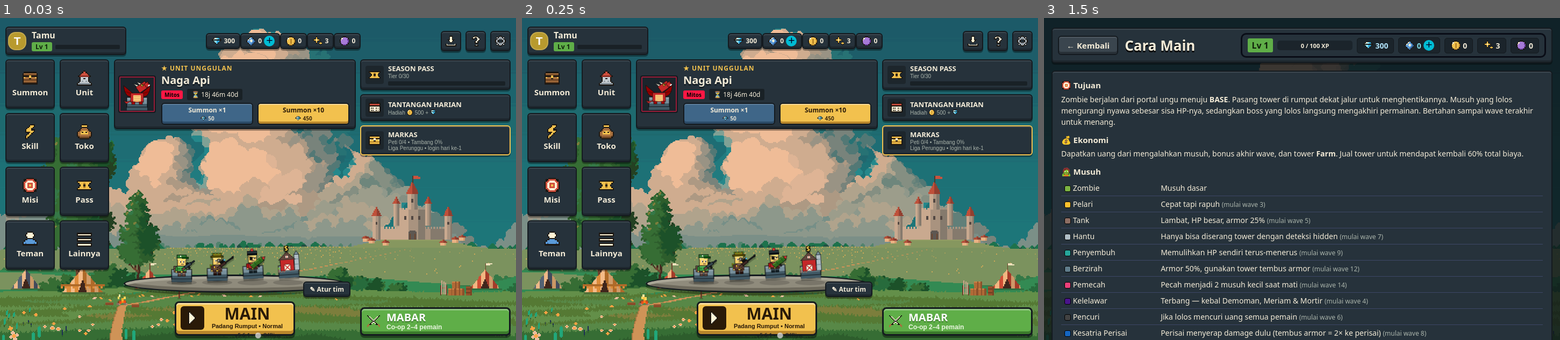
Above: before the commit, frames 1-3 (left to right).
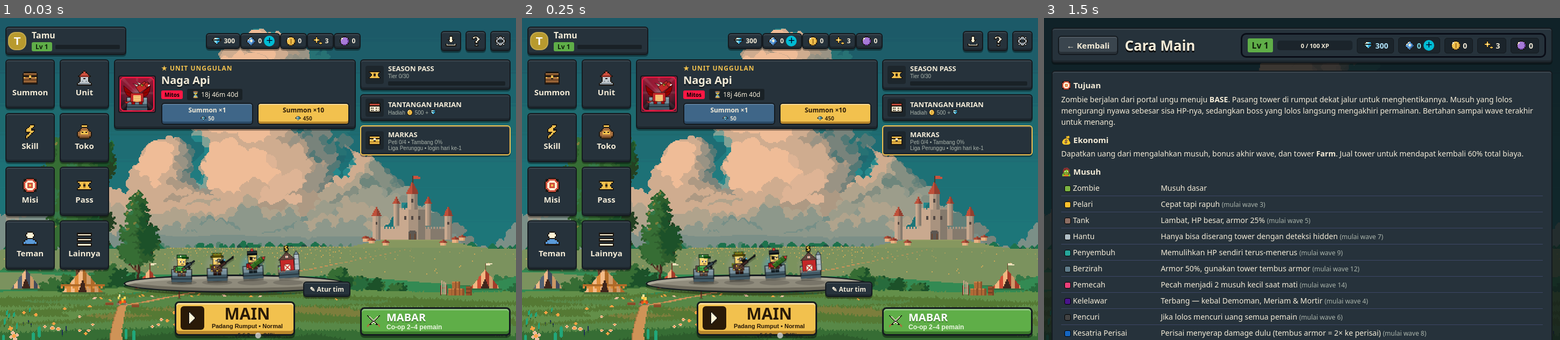
Above: after the commit, the same moments.

Repository: KingRafer/block-tower-defense
Game: browser game, page index.html
Two runs of this game, one before a commit and one after it. Both use one fixed random seed, a clock stepped at 60 frames per second and the inputs below.
Inputs (mouse positions are in pixels of both pictures, inside the frame that each line leads up to):
- Up to frame 1 (0.03 s): no input
- Up to frame 2 (0.25 s): no input
- Up to frame 3 (1.5 s): click "Cara main" at 0.27 s; click "Cepat tapi rapuh (mulai wave …" at 0.52 s; click "Lambat, HP besar, armor 25% (…" at 0.77 s; click (1302, 211) at 1.07 s; tap C at 1.17 s; tap R at 1.37 s

The runs differ from the first frame. In frame 1, 0.4% of the frame differs, in the area x 23-52%, y 18-100%; in frame 2, 0.4%; in frame 3, nothing differs.

Commit message:
v5.6.2: latar ikon unit sesuai tier
Co-Authored-By: Claude Opus 5.5 <noreply@anthropic.com>
Claude-Session: https://claude.ai/code/session_011SwYeUXkeTjftugp22FLhb

Diff:
--- a/css/style.css
+++ b/css/style.css
@@ -1778,3 +1778,8 @@
 .end-badges:empty { display: none; }
 .end-badges .badge img.pxe { width: 18px; height: 18px; }
 @media (max-width: 760px), (max-height: 560px) { .end-badges .badge { font-size: 12px; padding: 3px 8px; } .end-badges { gap: 4px; } }
+/* v5.6.2 latar sesuai tier di panggung lobby: cahaya warna kelangkaan di belakang unit */
+.sc-unit { position: relative; }
+.sc-unit::before { content: ''; position: absolute; left: 50%; bottom: 14%; width: 86%; aspect-ratio: 1; transform: translateX(-50%); border-radius: 50%; z-index: 0; pointer-events: none;
+  background: radial-gradient(circle, color-mix(in srgb, var(--rc) 70%, transparent) 0%, color-mix(in srgb, var(--rc) 28%, transparent) 45%, transparent 70%); }
+.sc-unit canvas { position: relative; z-index: 1; }
--- a/js/config.js
+++ b/js/config.js
@@ -4,7 +4,7 @@
  * ========================================================= */
 'use strict';
 
-const VERSION = '5.6.1';
+const VERSION = '5.6.2';
 const { RARITY, RARITY_ORDER, UNIT_RARITY, UNIT_TYPES, STARTER_UNITS, UNIT_MAX_LV, unitXpFor, unitLevel, MASTERY_BONUS,
   TRAITS, EVO_REQ, MATERIALS, SKINS, SKILL_SHOP, TOPUP, GACHA, LUCKY, CURRENCY, ACH_REWARDS, ACH_DIAMONDS } = SHARED;
 const T = 48, COLS = 20, ROWS = 12, W = COLS * T, H = ROWS * T;
--- a/js/menu.js
+++ b/js/menu.js
@@ -341,7 +341,7 @@
           <div class="sc-tip"><b>${esc(this.unitName(x))}</b> <small>Lv ${unitLevel(x.xp)}</small><br>${this.rarityTag(x.type)} <small>${d.role || ''}</small>
             <div class="sc-st"><span>⚔️ ${fmtNum(L.dmg)}</span><span>🎯 ${(+L.range).toFixed(1)}</span><span>⏱ ${(+L.rate).toFixed(2)}s</span><span>💥 ${fmtNum(L.dmg / L.rate)}/s</span></div>
             ${tr ? `<small class="sc-tr">${tr.icon || '✦'} ${tr.name}</small>` : ''}</div>
-          <canvas width="96" height="96" data-icon="${x.type}" data-skin="${x.skin || 'default'}" data-evo="${x.evo ? 1 : 0}"></canvas>
+          <canvas width="96" height="96" data-bg="0" data-icon="${x.type}" data-skin="${x.skin || 'default'}" data-evo="${x.evo ? 1 : 0}"></canvas>
           <i class="sc-shadow"></i></button>`;
       }).join('');
       // misi aktif (2 teratas yang belum diambil)
@@ -751,11 +751,11 @@
       let body = '';
       if (false) body = '';
       else if (tab === 'skin') body = `${SHARED.limitedActive(Date.now()) ? (() => { const it = SHARED.EV_SHOP.find(x = …(185 unchanged characters)…
-            return `<h4>❄️ Skin Event</h4><div class="shopgrid skins"><div class="sitem skin evskin"><canvas width="64" height="64" data-icon="scout" data-skin="${it.give.skin}" …(158 unchanged characters)…
+            return `<h4>❄️ Skin Event</h4><div class="shopgrid skins"><div class="sitem skin evskin"><canvas width="64" height="64" data-bg="0" data-icon="scout" data-skin="${it.give.skin}" …(158 unchanged characters)…
               ${own ? '<span class="owned">✔ Dimiliki</span>' : `<button class="btn sm ${can ? '' : 'gray'}" ${can ? '' : 'disabled'} data-act="evbuy:${it.id}">${SHARED.LIMITED.icon} ${it.cost.toLocaleString('id-ID')}</button>`}</div></div>`; })() : ''}
           <h4>Skin Permata</h4><div class="shopgrid skins">${Object.entries(SKINS).filter(([k, x]) => k !== 'default' && !x.event).map(([k, sk]) => {
         const own = v.skins.includes(k);
-        return `<div class="sitem skin"><canvas width="64" height="64" data-icon="scout" data-skin="${k}" data-evo="0"></canvas><div class="sinfo"><b>${sk.icon} ${sk.name}</b><small class="dim">Kosmetik untuk semua unit</small></div>
+        return `<div class="sitem skin"><canvas width="64" height="64" data-bg="0" data-icon="scout" data-skin="${k}" data-evo="0"></canvas><div class="sinfo"><b>${sk.icon} ${sk.name}</b><small class="dim">Kosmetik untuk semua unit</small></div>
           ${own ? '<span class="owned">✔ Dimiliki</span>' : `<button class="btn sm purple" data-act="buyskin:${k}">💠 ${sk.price}</button>`}</div>`; }).join('')}</div>
           <p class="dim">Pasang skin di menu <b>Unit</b> → pilih unit → Skin.</p>`;
       else if (tab === 'material') body = `<div class="cards">${Object.entries(MATERIALS).map(([k, m]) => `<div class="card shopc">
@@ -1322,7 +1322,7 @@
     this.drawIcons(el);
     units.forEach((u, i) => setTimeout(() => sfx(RARITY[UNIT_RARITY[u.type]].rank >= 3 ? 'win' : RARITY[UNIT_RARITY[u.type]].rank >= 2 ? 'achieve' : 'coin'), 300 + i * 180));
   },
-  drawIcons(root) { (root || document).querySelectorAll('canvas[data-icon]').forEach(c => drawUnitIcon(c, c.dataset.icon, c.dataset.skin, c.dataset.evo === '1')); (root || document).querySelectorAll('canvas[data-pxi]').forEach(drawPxi); },
+  drawIcons(root) { (root || document).querySelectorAll('canvas[data-icon]').forEach(c => drawUnitIcon(c, c.dataset.icon, c.dataset.skin, c.dataset.evo === '1', c.dataset.bg !== '0')); (root || document).querySelectorAll('canvas[data-pxi]').forEach(drawPxi); },
   async loadTrades() {
     try { this.tradeData = await Online.api('trade.list', null, 'GET'); if (this.screen === 'trade') this.show('trade', true); }
     catch (e) { UI.toast('❌ ' + e.message); }
--- a/js/render.js
+++ b/js/render.js
@@ -159,7 +159,31 @@
 }
 
 /** Gambar tower di kanvas kecil (untuk kartu unit di menu) */
-function drawUnitIcon(canvas, type, skin, evo) {
+/* Latar ikon unit sesuai tier (kelangkaan): gradien warna tier, cahaya di belakang karakter,
+ * sinar untuk Legendaris ke atas dan kilau bintang untuk Rahasia/Ilahi. */
+const hexRgb = h => { const n = parseInt((h || '#999999').slice(1), 16); return [n >> 16 & 255, n >> 8 & 255, n & 255]; };
+function drawTierBg(g, type) {
+  const rk = RARITY[UNIT_RARITY[type]] || RARITY.common, [r, gg, b] = hexRgb(rk.color), rgba = a => `rgba(${r},${gg},${b},${a})`, rank = rk.rank;
+  const rr = (x, y, w, h, rad) => { g.beginPath(); g.moveTo(x + rad, y); g.arcTo(x + w, y, x + w, y + h, rad); g.arcTo(x + w, y + h, x, y + h, rad); g.arcTo(x, y + h, x, y, rad); g.arcTo(x, y, x + w, y, rad); g.closePath(); };
+  g.save(); rr(1, 1, 62, 62, 7); g.clip();
+  g.fillStyle = '#161d23'; g.fillRect(0, 0, 64, 64);
+  let lg = g.createLinearGradient(0, 0, 0, 64); lg.addColorStop(0, rgba(0.6)); lg.addColorStop(0.6, rgba(0.22)); lg.addColorStop(1, rgba(0.08));
+  g.fillStyle = lg; g.fillRect(0, 0, 64, 64);
+  if (rank >= 3) {   // sinar dari belakang karakter
+    g.save(); g.translate(32, 30); g.fillStyle = rank >= 5 ? 'rgba(255,255,255,.14)' : 'rgba(255,255,255,.09)';
+    const n = rank >= 5 ? 12 : 8;
+    for (let i = 0; i < n; i++) { g.rotate(Math.PI * 2 / n); g.beginPath(); g.moveTo(0, 0); g.lineTo(-4, -50); g.lineTo(4, -50); g.closePath(); g.fill(); }
+    g.restore();
+  }
+  const rg = g.createRadialGradient(32, 32, 2, 32, 32, 30); rg.addColorStop(0, rank >= 3 ? 'rgba(255,255,255,.35)' : rgba(0.35)); rg.addColorStop(0.45, rgba(0.3)); rg.addColorStop(1, rgba(0));
+  g.fillStyle = rg; g.fillRect(0, 0, 64, 64);
+  if (rank >= 5) { g.fillStyle = 'rgba(255,255,255,.85)'; for (const [x, y, s] of [[9, 10, 1.6], [54, 14, 1.3], [12, 48, 1.1], [52, 44, 1.5], [44, 7, 1]]) { g.fillRect(x - s, y - s / 3, s * 2, s * 0.7); g.fillRect(x - s / 3, y - s, s * 0.7, s * 2); } }
+  // lantai gelap di bawah karakter
+  const fl = g.createLinearGradient(0, 44, 0, 64); fl.addColorStop(0, 'rgba(0,0,0,0)'); fl.addColorStop(1, 'rgba(0,0,0,.45)'); g.fillStyle = fl; g.fillRect(0, 44, 64, 20);
+  g.restore();
+  rr(1, 1, 62, 62, 7); g.strokeStyle = rgba(rank >= 3 ? 0.95 : 0.7); g.lineWidth = rank >= 3 ? 2 : 1.4; g.stroke();
+}
+function drawUnitIcon(canvas, type, skin, evo, bg = true) {
   const g = canvas.getContext('2d'), prev = ctx;
   g.clearRect(0, 0, canvas.width, canvas.height);
   // resolusi kanvas mengikuti ukuran tampil × devicePixelRatio agar tidak buram
@@ -170,6 +194,7 @@
   }
   g.clearRect(0, 0, canvas.width, canvas.height);
   g.save(); g.scale(canvas.width / 64, canvas.height / 64); g.imageSmoothingEnabled = true; g.imageSmoothingQuality = 'high';
+  if (bg && UNIT_RARITY[type]) drawTierBg(g, type);
   ctx = g;
   try { drawTower({ type, x: 32, y: 40, level: 0, angle: -0.6, recoil: 0, evo, skin: skin || 'default', owner: null }, false); }
   finally { ctx = prev; g.restore(); }
--- a/sw.js
+++ b/sw.js
@@ -1,5 +1,5 @@
 /* Service worker: jaringan dulu, cadangan cache (bisa main solo saat offline) */
-const CACHE = 'btd-v5.6.1';
+const CACHE = 'btd-v5.6.2';
 const CORE = ['./', 'index.html', 'css/style.css', 'manifest.webmanifest', 'icons/icon-192.png', 'assets/lobby-bg.png',
   ...['shared', 'config', 'storage', 'audio', 'game', 'render', 'chars', 'skills', 'scene', 'ui', 'menu', 'dev', 'pwa', 'online', 'main'].map(f => `js/${f}.js`)];
 self.addEventListener('install', e => { e.waitUntil(caches.open(CACHE).then(c => c.addAll(CORE)).catch(() => {})); self.skipWaiting(); });
Not shown, changed: package.json
Not shown, changed: CHANGELOG.md
